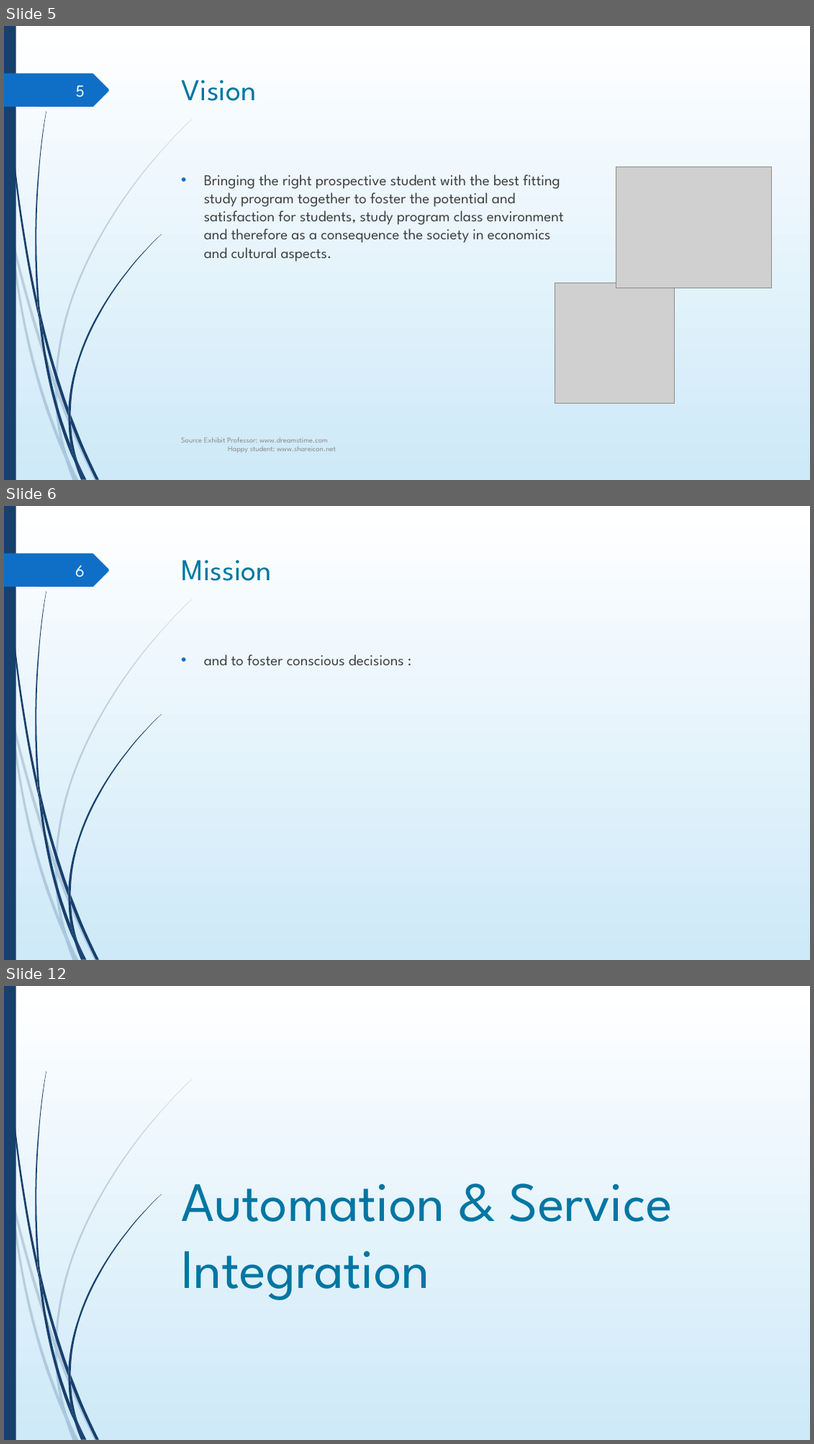
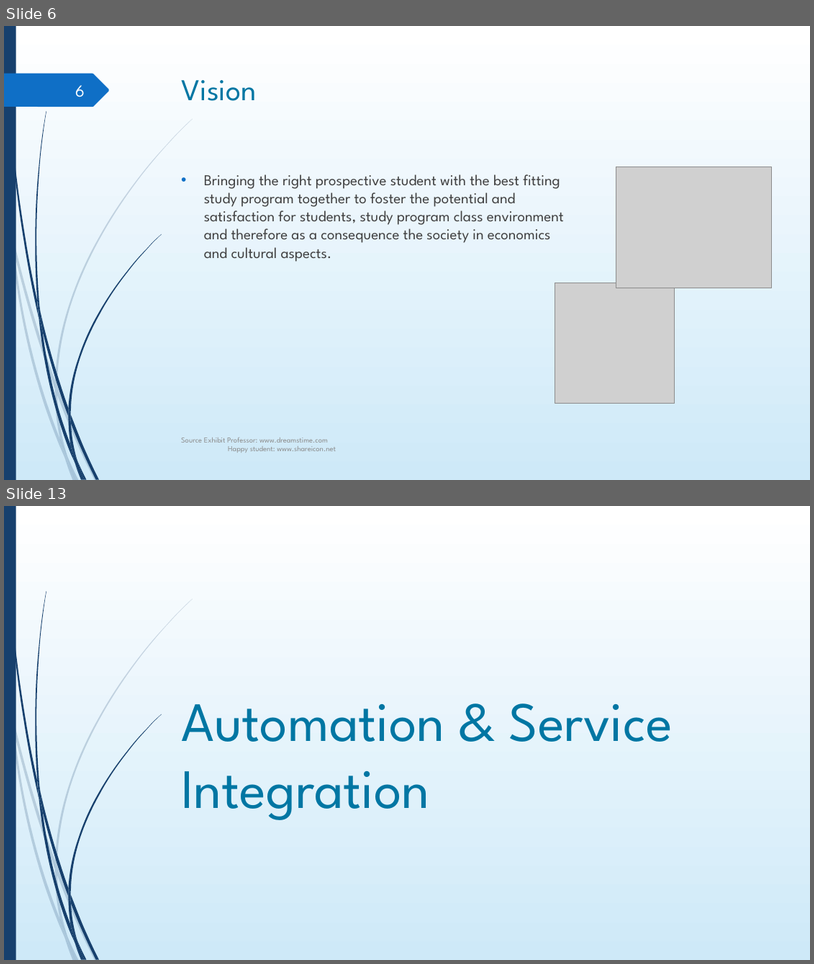
Before and after one commit to DigiBP/digibp-monterosa, a slide deck: Submission Documents/DBP_presentation.pptx. Shown one above the other, each under a label of ours: slides 5, 6 and 12 before the commit, slides 6 and 13 after it; the slides between them are not shown. The pictures are 814x1444 and 814x964 pixels, drawn with LibreOffice and Linux fonts; fonts in the diff are those of the drawing; grey boxes stand for pictures; background and template pictures are left out. Boxes give left, top, right and bottom in pixels: in the first picture for what was removed or moved away, otherwise in the second. Text is boxed around its words. In the diff, an @@ line names an element or a change of style, - is before the commit and + after.

```diff
--- a/Submission Documents/DBP_presentation.pptx
+++ b/Submission Documents/DBP_presentation.pptx
@@ slide 6 removed at [4,506,810,960], background gradient #FFFFFF to #CEEAF9; not listed: 24 template elements that a slide beside it also shows @@
@@ page number removed at [75,565,85,577] @@
-6
@@ title removed at [182,560,272,581] @@
-Mission
@@ text removed at [204,654,404,666] @@
-• and to foster conscious decisions :
@@ what was slide 5 is now slide 6 @@
@@ page number at [75,85,85,97]: text changed @@
-5
+6
@@ what was slide 12 is now slide 13 @@
```
Also in this commit, not shown: 7 slides changed, 3 slides added, 2 other slides removed, 4 other files.
